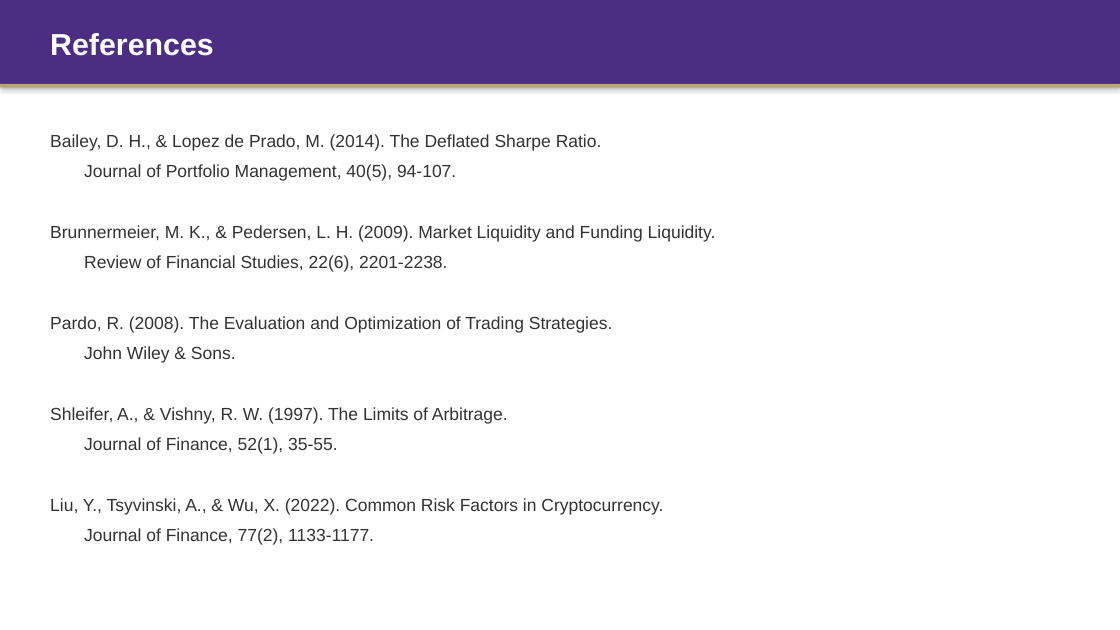
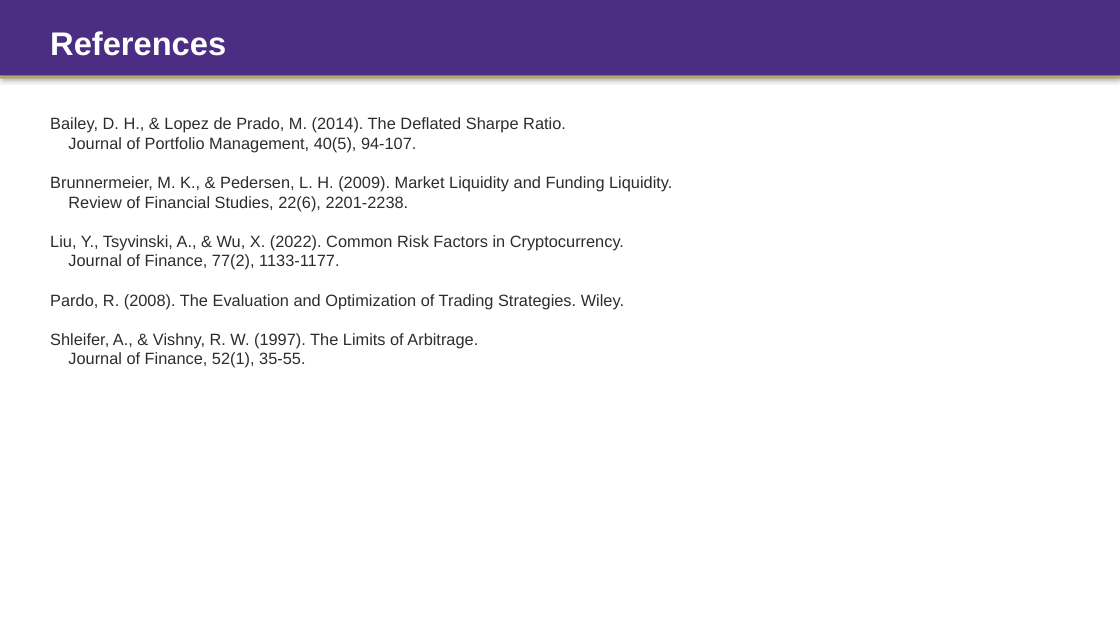
Before and after one commit to Tyche1107/Strategy-project, a slide deck: slide 15 of CFRM522_Presentation.pptx. Drawn at 1120x630 pixels with LibreOffice and Linux fonts; fonts in the diff are those of the drawing. Boxes give left, top, right and bottom in pixels: in the first picture for what was removed or moved away, otherwise in the second. Text is boxed around its words. In the diff, an @@ line names an element or a change of style, - is before the commit and + after.

```diff
--- a/CFRM522_Presentation.pptx
+++ b/CFRM522_Presentation.pptx
@@ rectangle resized from (x1=0, y1=0, x2=1120, y2=84) to (x1=0, y1=0, x2=1120, y2=76) @@
@@ text "References" at (x1=50, y1=31, x2=226, y2=56): size 26 to 28 pt @@
@@ rectangle moved from (x1=0, y1=84, x2=1120, y2=87) to (x1=0, y1=76, x2=1120, y2=79) @@
@@ text "Bailey, D. H., & Lopez ..." moved from (x1=50, y1=134, x2=716, y2=545) to (x1=50, y1=117, x2=672, y2=368) @@
@@ text at (x1=50, y1=117, x2=672, y2=368): size 15 to 14 pt, text colour #333333 to #2D2D2D in "Bailey, D. H., & Lopez de Prado, ...", "Journal of Portfolio Management, 40(5), 94-107.", "Brunnermeier, M. K., & Pedersen, L. H. ...", "Review of Financial Studies, 22(6), 2201-2238." and 2 more places; less space between paragraphs @@
@@ text at (x1=50, y1=235, x2=624, y2=309): text changed; size 15 to 14 pt; text colour #333333 to #2D2D2D @@
-Pardo, R. (2008). The Evaluation and Optimization of Trading Strategies.
-John Wiley & Sons.
+Liu, Y., Tsyvinski, A., & Wu, X. (2022). Common Risk Factors in Cryptocurrency.
+Journal of Finance, 77(2), 1133-1177.
+Pardo, R. (2008). The Evaluation and Optimization of Trading Strategies. Wiley.
@@ text at (x1=50, y1=498, x2=663, y2=545): paragraphs removed @@
-Liu, Y., Tsyvinski, A., & Wu, X. (2022). Common Risk Factors in Cryptocurrency.
-Journal of Finance, 77(2), 1133-1177.
```
Also in this commit, not shown: 14 other slides changed, 3 other files.
